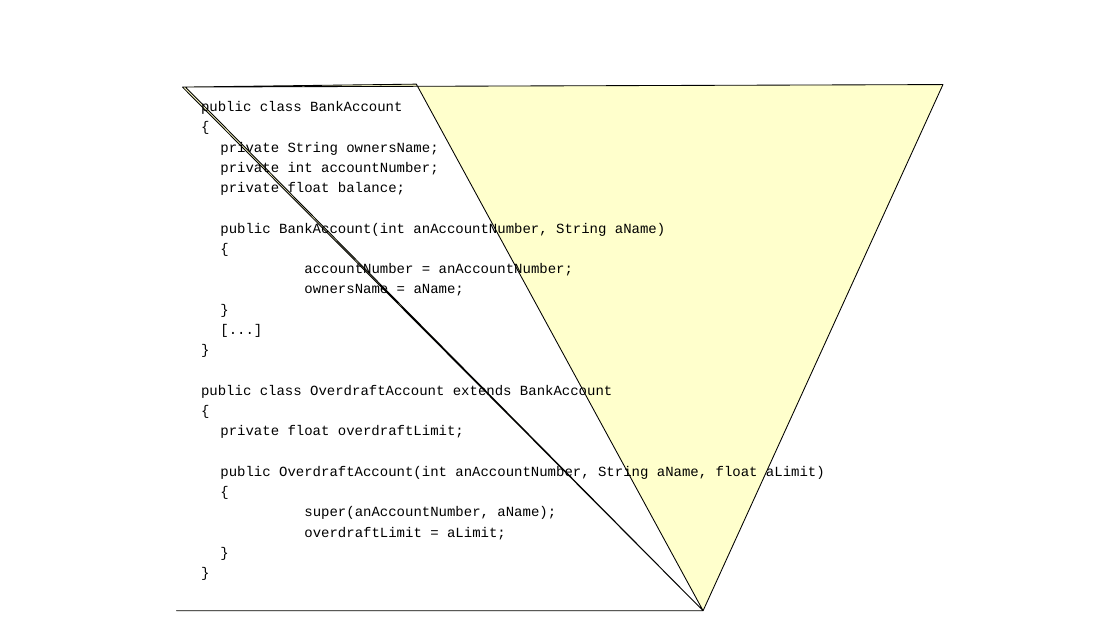
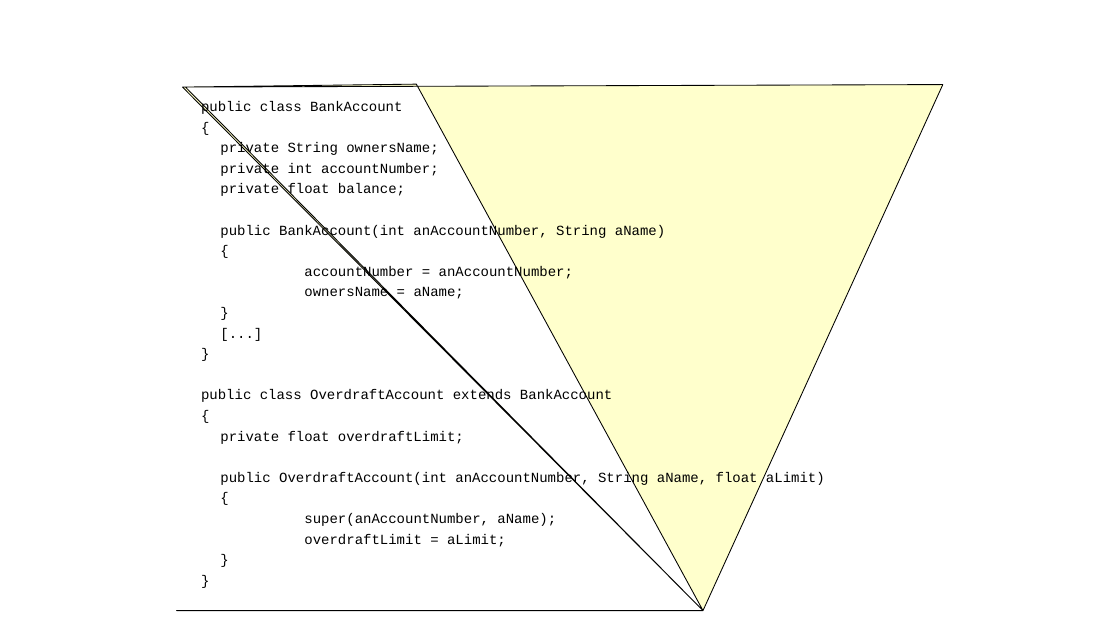
Before and after one commit to gmierzwinski/gmierzwinski.github.io, a slide deck: slide 10 of bishops/cs321/resources/CS321_Lecture_06.ppt. Drawn at 1120x630 pixels with LibreOffice and Linux fonts; fonts in the diff are those of the drawing; background and template pictures are left out. Boxes give left, top, right and bottom in pixels: in the first picture for what was removed or moved away, otherwise in the second. Text is boxed around its words. In the diff, an @@ line names an element or a change of style, - is before the commit and + after.

```diff
--- a/bishops/cs321/resources/CS321_Lecture_06.ppt
+++ b/bishops/cs321/resources/CS321_Lecture_06.ppt
@@ text "public class BankAccount" rewrapped from (x1=201, y1=101, x2=825, y2=540) to (x1=201, y1=101, x2=825, y2=547) @@
```
Also in this commit, not shown: 13 other slides changed, 1 other file.
